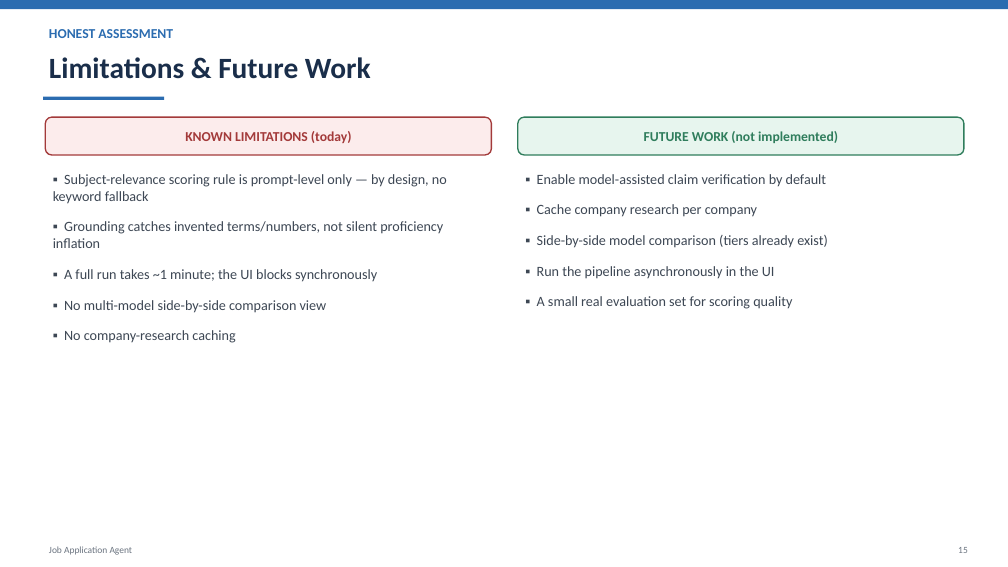
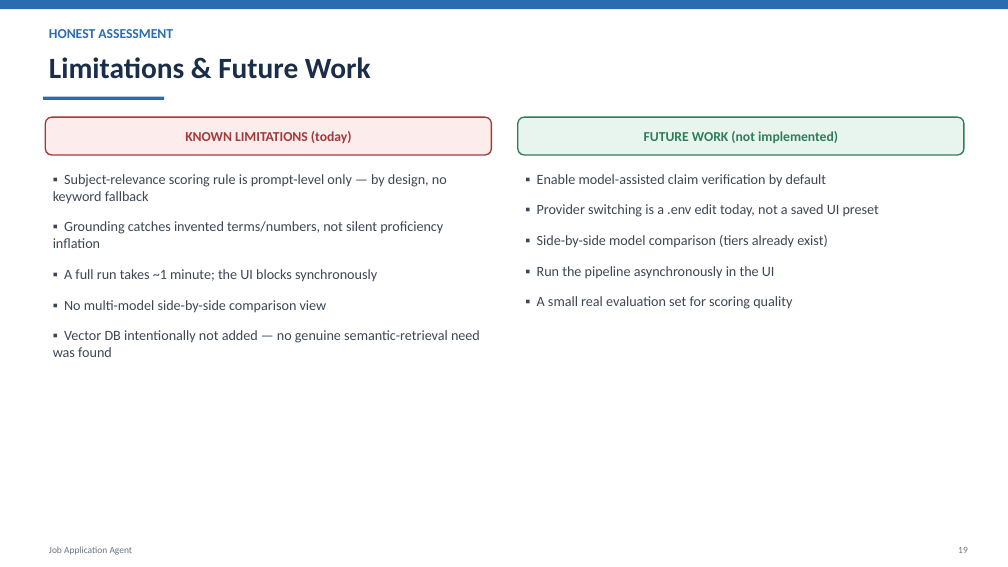
Before and after one commit to Rabailfatima13/job-application-agent, a slide deck: slide 19 of docs/Job_Application_Agent_Presentation.pptx (slide 15 before the commit). Drawn at 1008x567 pixels with LibreOffice and Linux fonts; fonts in the diff are those of the drawing. Boxes give left, top, right and bottom in pixels: in the first picture for what was removed or moved away, otherwise in the second. Text is boxed around its words. In the diff, an @@ line names an element or a change of style, - is before the commit and + after.

```diff
--- a/docs/Job_Application_Agent_Presentation.pptx
+++ b/docs/Job_Application_Agent_Presentation.pptx
@@ text at (x1=537, y1=204, x2=879, y2=217): text changed @@
-▪ Cache company research per company
+▪ Provider switching is a .env edit today, not a saved UI preset
@@ text at (x1=53, y1=330, x2=480, y2=357): text changed @@
-▪ No company-research caching
+▪ Vector DB intentionally not added — no genuine semantic-retrieval need was found
```
Also in this commit, not shown: 4 other slides changed, 4 slides added, 11 other files.
